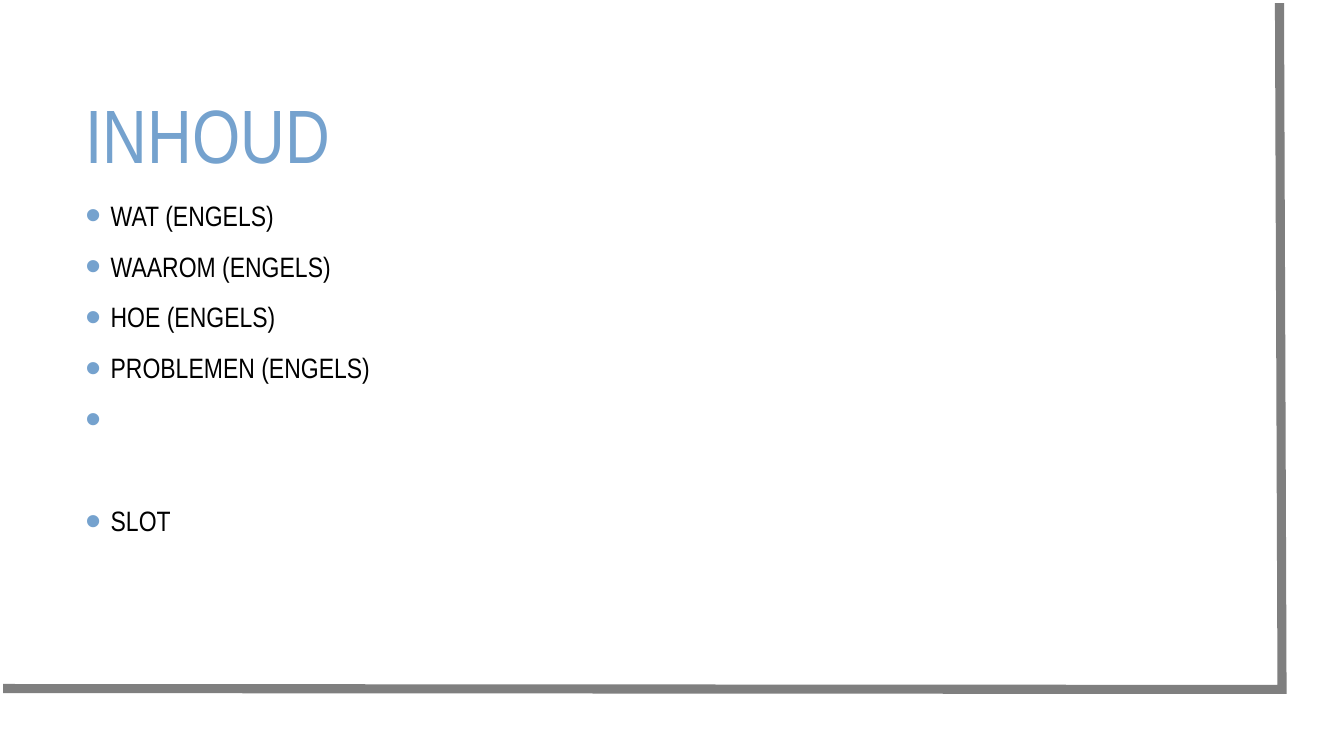
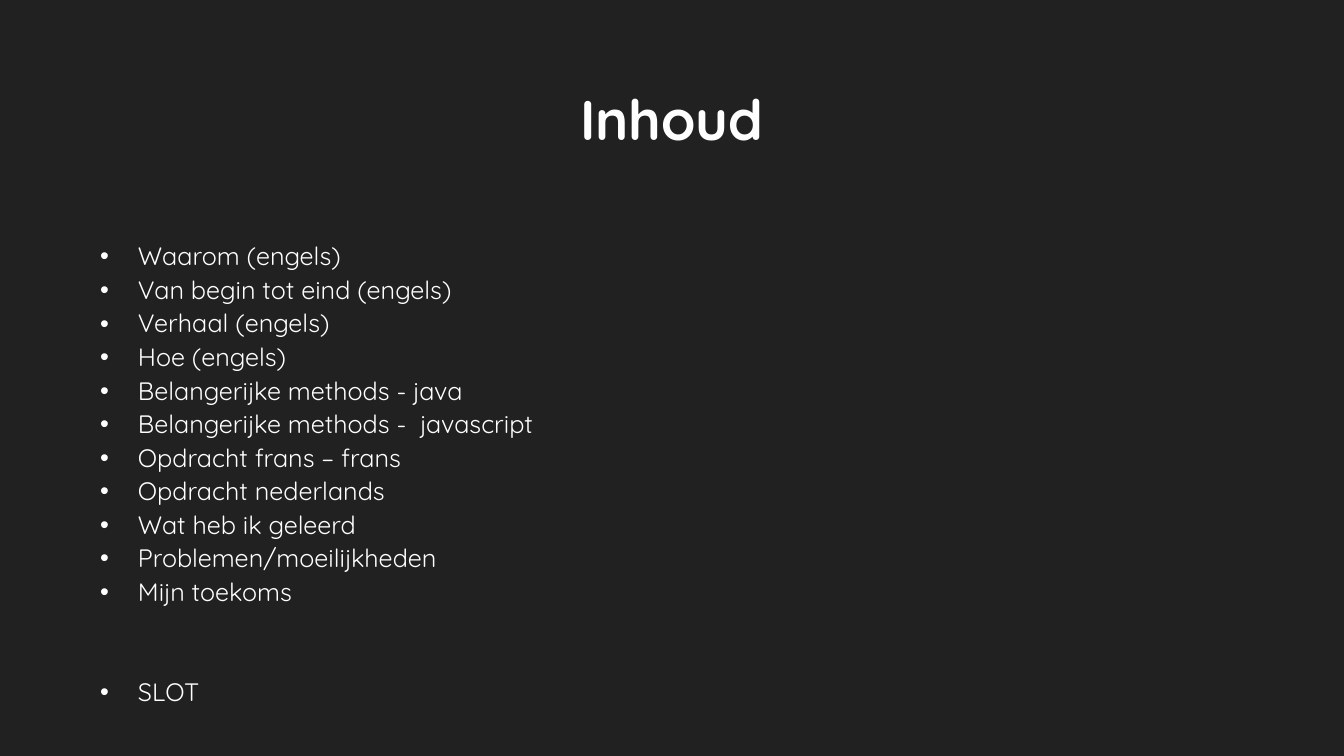
Before and after one commit to nuytsm/Gip-project-2021, a slide deck: slide 3 of Gip presentatie mvandenbroek.ppt (slide 2 before the commit). Drawn at 1344x756 pixels with LibreOffice and Linux fonts; fonts in the diff are those of the drawing; background and template pictures are left out. Boxes give left, top, right and bottom in pixels: in the first picture for what was removed or moved away, otherwise in the second. Text is boxed around its words. In the diff, an @@ line names an element or a change of style, - is before the commit and + after.

```diff
--- a/Gip presentatie mvandenbroek.ppt
+++ b/Gip presentatie mvandenbroek.ppt
@@ background picture (left out) to #212121 @@
@@ freeform shape removed at bbox=[3, 3, 1282, 689] @@
@@ title "Inhoud" at bbox=[580, 98, 763, 141]: vertical alignment middle to bottom @@
@@ title at bbox=[580, 98, 763, 141]: text changed; size 54 to 40 pt; font Arial Narrow to Quicksand; text colour #75A2CE to #FEFEFE; bold on @@
-INHOUD
+Inhoud
@@ text removed at bbox=[111, 205, 370, 532] @@
-• WAT (ENGELS)
-• WAAROM (ENGELS)
-• HOE (ENGELS)
-• PROBLEMEN (ENGELS)
-• SLOT
@@ text added at bbox=[138, 246, 533, 702], 18 pt, text #FFFFFF @@
+• Waarom (engels)
+• Van begin tot eind (engels)
+• Verhaal (engels)
+• Hoe (engels)
+• Belangerijke methods - java
+• Belangerijke methods - javascript
+• Opdracht frans – frans
+• Opdracht nederlands
+• Wat heb ik geleerd
+• Problemen/moeilijkheden
+• Mijn toekoms
+• SLOT
```
Also in this commit, not shown: 5 other slides changed, 16 slides added, 2 slides removed, 8 other files.
